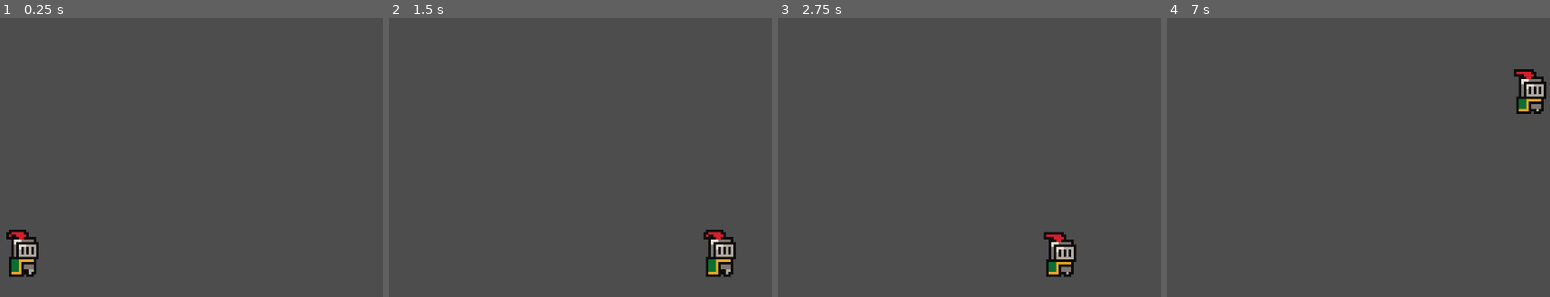
Above: before the commit, frames 1-4 (left to right).
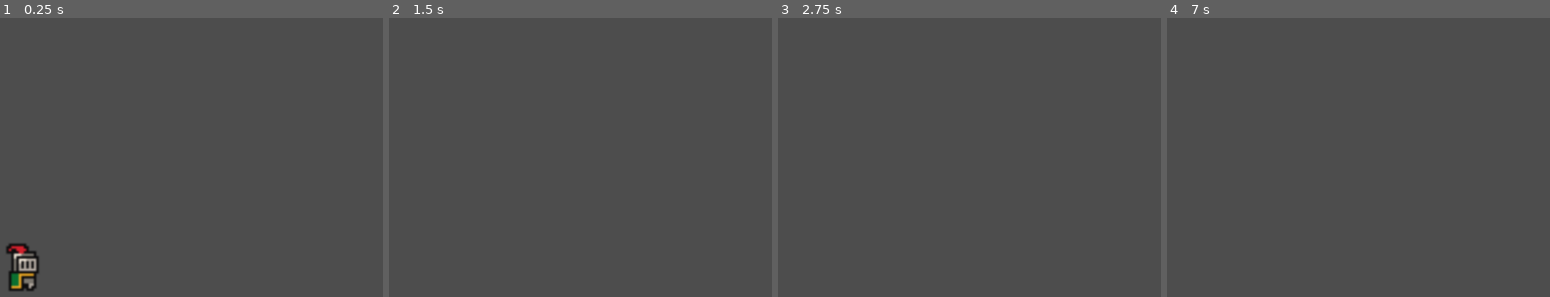
Above: after the commit, the same moments.

Repository: DavidNobela/Final-Project
Game: Godot game, scene res://scenes/game.tscn
The game is run twice, just before and just after one commit, with the same random seed, the same clock (stepped at 60 frames per second) and the same inputs. After the commit the project has no main scene; this scene is started directly in both runs.
Inputs:
- Up to frame 1 (0.25 s): no input
- Up to frame 2 (1.5 s): tap Enter (ui_accept) at 0.5, 0.77 s; hold Right (ui_right) from 0.53 s (still down)
- Up to frame 3 (2.75 s): tap Enter (ui_accept) at 1.52, 2 s; release Right (ui_right) at 2.03 s; hold Left (ui_left) from 2.03 s (still down)
- Up to frame 4 (7 s): release Left (ui_left) at 2.78 s; hold Right (ui_right) 2.78-4.28 s; tap Enter (ui_accept) at 3.02, 3.5, 3.77, 4.25, 4.52, 5, 5.75, 6.02, 6.77 s; hold Left (ui_left) 4.28-5.03 s; hold Right (ui_right) 5.03-5.78 s; hold Left (ui_left) from 5.78 s (still down)

The runs differ from the first frame. In frame 1, 1.4% of the frame differs, in the area x 1-11%, y 75-99%; in frame 2, 1.1%; in frame 3, 1.1%; in frame 4, 1.1%.

Commit message:
unfinished tile maps

Diff:
--- a/project.godot
+++ b/project.godot
@@ -11,10 +11,5 @@
 [application]
 
 config/name="Final Project"
-run/main_scene="res://scenes/game.tscn"
 config/features=PackedStringArray("4.2", "Forward Plus")
 config/icon="res://icon.svg"
-
-[rendering]
-
-textures/canvas_textures/default_texture_filter=0
--- a/scenes/game.tscn
+++ b/scenes/game.tscn
@@ -1,8 +1,133 @@
-[gd_scene load_steps=3 format=3 uid="uid://bxq5hgqvtfoys"]
+[gd_scene load_steps=5 format=3 uid="uid://bxq5hgqvtfoys"]
 
 [ext_resource type="PackedScene" uid="uid://bfobhk2hspfpe" path="res://scenes/player.tscn" id="1_lra1e"]
+[ext_resource type="Texture2D" uid="uid://cmsbeavp5fjir" path="res://assets/sprites/world_tileset.png" id="2_a507c"]
 
-[sub_resource type="WorldBoundaryShape2D" id="WorldBoundaryShape2D_66nvs"]
+[sub_resource type="TileSetAtlasSource" id="TileSetAtlasSource_ftdst"]
+texture = ExtResource("2_a507c")
+0:0/0 = 0
+1:0/0 = 0
+2:0/0 = 0
+3:0/0 = 0
+4:0/0 = 0
+5:0/0 = 0
+6:0/0 = 0
+7:0/0 = 0
+8:0/0 = 0
+9:0/0 = 0
+10:0/0 = 0
+11:0/0 = 0
+0:1/0 = 0
+1:1/0 = 0
+2:1/0 = 0
+3:1/0 = 0
+4:1/0 = 0
+5:1/0 = 0
+6:1/0 = 0
+7:1/0 = 0
+8:1/0 = 0
+9:1/0 = 0
+10:1/0 = 0
+11:1/0 = 0
+0:2/0 = 0
+1:2/0 = 0
+2:2/0 = 0
+3:2/0 = 0
+4:2/0 = 0
+5:2/0 = 0
+6:2/0 = 0
+7:2/0 = 0
+8:2/0 = 0
+9:2/0 = 0
+10:2/0 = 0
+11:2/0 = 0
+0:3/0 = 0
+1:3/0 = 0
+2:3/0 = 0
+5:3/0 = 0
+6:3/0 = 0
+7:3/0 = 0
+8:3/0 = 0
+9:3/0 = 0
+0:4/0 = 0
+1:4/0 = 0
+5:4/0 = 0
+6:4/0 = 0
+7:4/0 = 0
+8:4/0 = 0
+9:4/0 = 0
+0:5/0 = 0
+1:5/0 = 0
+5:5/0 = 0
+6:5/0 = 0
+7:5/0 = 0
+8:5/0 = 0
+1:6/0 = 0
+5:6/0 = 0
+6:6/0 = 0
+7:6/0 = 0
+8:6/0 = 0
+0:7/0 = 0
+1:7/0 = 0
+3:7/0 = 0
+5:7/0 = 0
+6:7/0 = 0
+7:7/0 = 0
+8:7/0 = 0
+0:8/0 = 0
+1:8/0 = 0
+2:8/0 = 0
+3:8/0 = 0
+4:8/0 = 0
+5:8/0 = 0
+6:8/0 = 0
+7:8/0 = 0
+8:8/0 = 0
+0:9/0 = 0
+1:9/0 = 0
+2:9/0 = 0
+3:9/0 = 0
+4:9/0 = 0
+5:9/0 = 0
+6:9/0 = 0
+7:9/0 = 0
+0:10/0 = 0
+1:10/0 = 0
+2:10/0 = 0
+3:10/0 = 0
+4:10/0 = 0
+6:10/0 = 0
+0:11/0 = 0
+1:11/0 = 0
+2:11/0 = 0
+3:11/0 = 0
+4:11/0 = 0
+5:11/0 = 0
+0:12/0 = 0
+1:12/0 = 0
+2:12/0 = 0
+3:12/0 = 0
+4:12/0 = 0
+0:13/0 = 0
+1:13/0 = 0
+2:13/0 = 0
+3:13/0 = 0
+4:13/0 = 0
+5:13/0 = 0
+0:14/0 = 0
+1:14/0 = 0
+2:14/0 = 0
+3:14/0 = 0
+4:14/0 = 0
+0:15/0 = 0
+1:15/0 = 0
+2:15/0 = 0
+3:15/0 = 0
+2:4/size_in_atlas = Vector2i(3, 3)
+2:4/0 = 0
+
+[sub_resource type="TileSet" id="TileSet_pfood"]
+sources/0 = SubResource("TileSetAtlasSource_ftdst")
 
 [node name="Game" type="Node2D"]
 
@@ -13,8 +138,6 @@
 position = Vector2(61, 38)
 zoom = Vector2(4, 4)
 
-[node name="StaticBody2D" type="StaticBody2D" parent="."]
-
-[node name="CollisionShape2D" type="CollisionShape2D" parent="StaticBody2D"]
-position = Vector2(61, 73)
-shape = SubResource("WorldBoundaryShape2D_66nvs")
+[node name="TileMap" type="TileMap" parent="."]
+tile_set = SubResource("TileSet_pfood")
+format = 2
